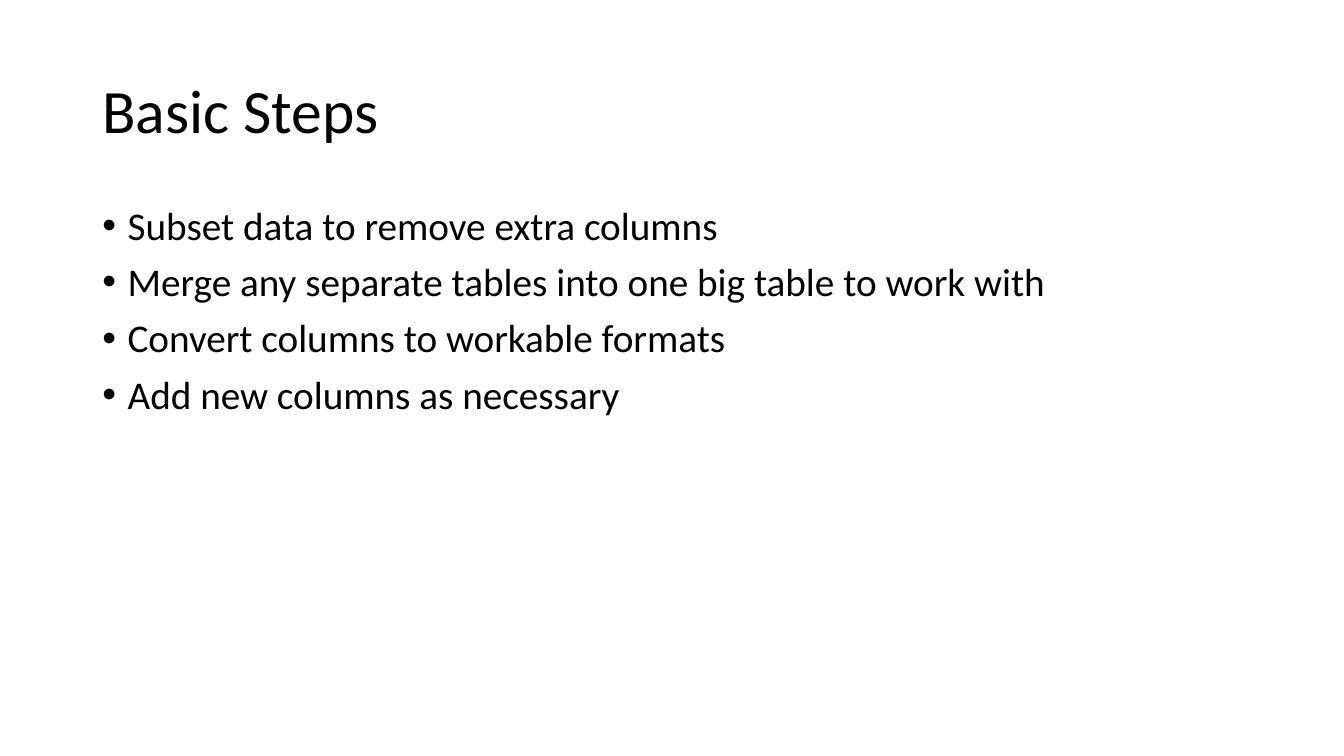
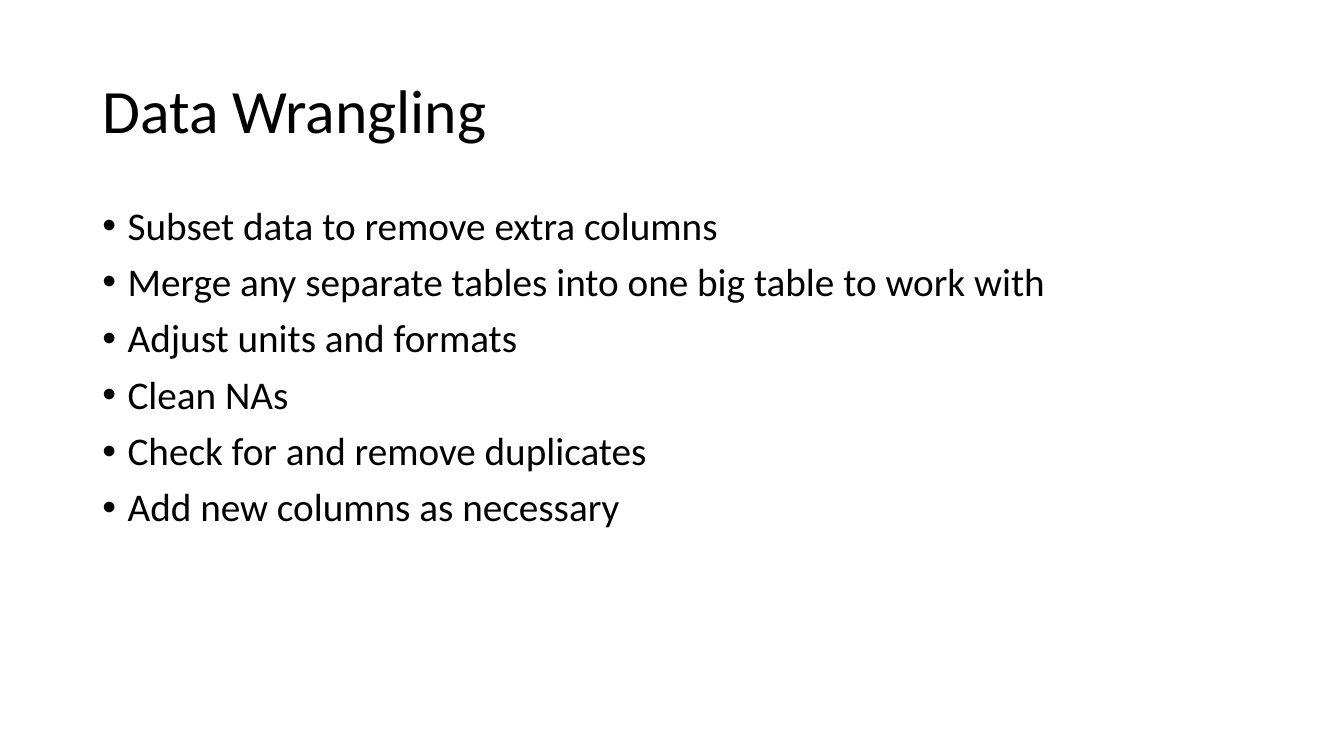
Before and after one commit to LeoWatanabe9/BUS-462_Spring2022, a slide deck: slide 4 of Project Guide/project_guide_slides.pptx. Drawn at 1344x756 pixels with LibreOffice and Linux fonts; fonts in the diff are those of the drawing. Boxes give left, top, right and bottom in pixels: in the first picture for what was removed or moved away, otherwise in the second. Text is boxed around its words. In the diff, an @@ line names an element or a change of style, - is before the commit and + after.

Commit message:
udpated slides

```diff
--- a/Project Guide/project_guide_slides.pptx
+++ b/Project Guide/project_guide_slides.pptx
@@ title at bbox=[102, 90, 487, 144]: text changed @@
-Basic Steps
+Data Wrangling
@@ text at bbox=[128, 324, 647, 472]: text changed @@
-• Convert columns to workable formats
+• Adjust units and formats
+• Clean NAs
+• Check for and remove duplicates
```
